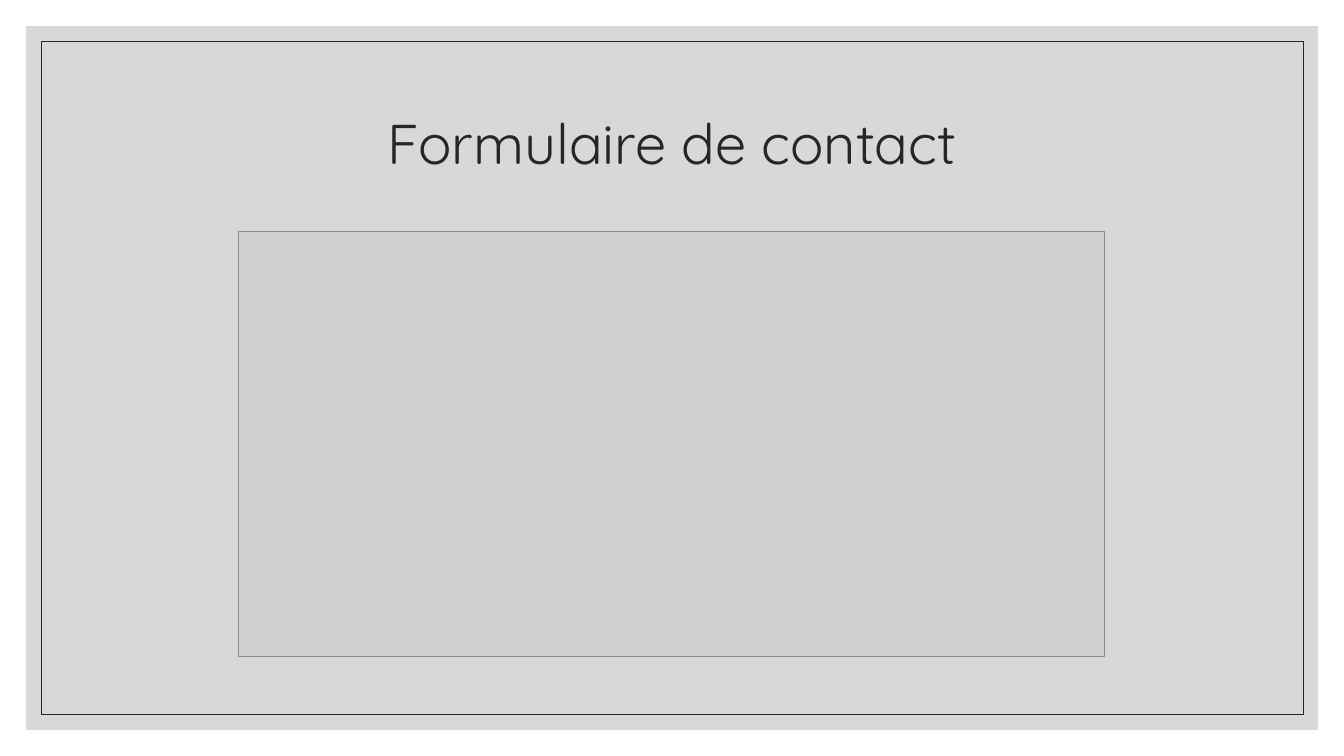
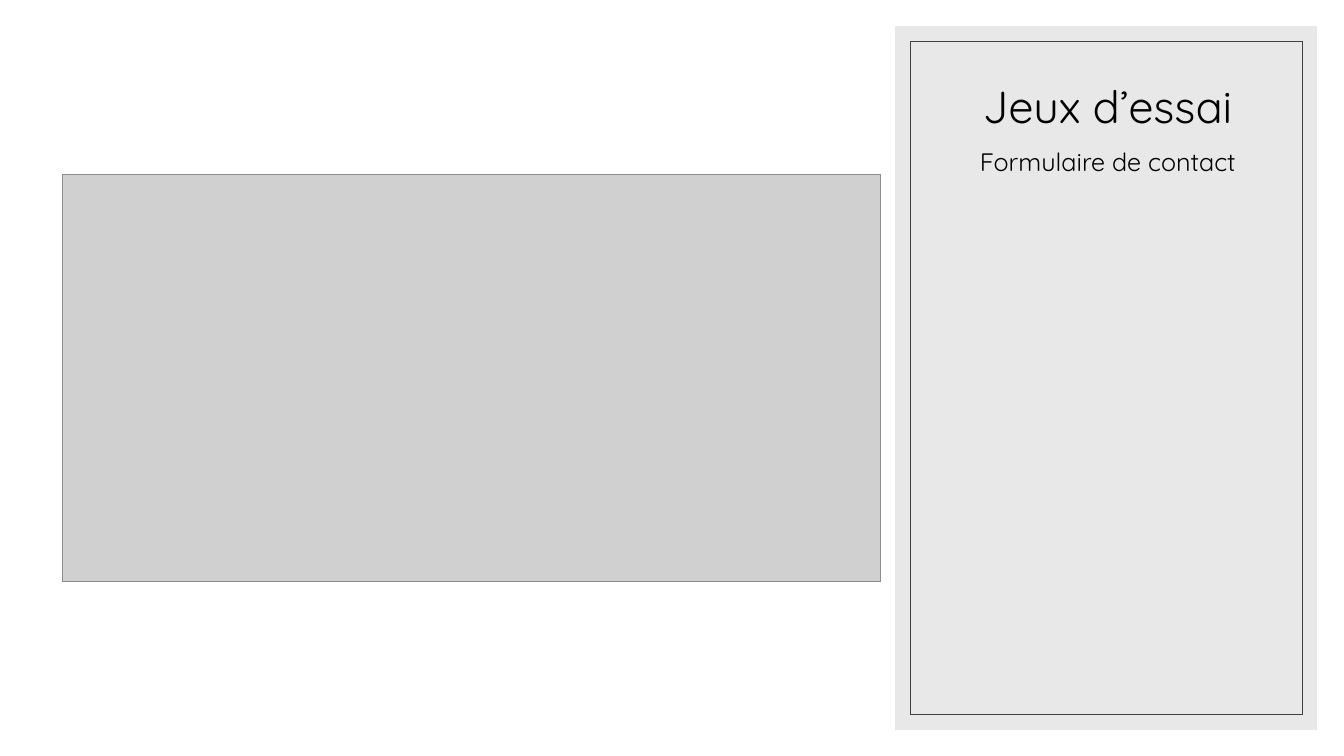
Before and after one commit to reyvaxreecded/Doc-Exam, a slide deck: slide 18 of Diapo.odp (slide 11 before the commit). Drawn at 1344x756 pixels with LibreOffice and Linux fonts; fonts in the diff are those of the drawing; grey boxes stand for pictures. Boxes give left, top, right and bottom in pixels: in the first picture for what was removed or moved away, otherwise in the second. Text is boxed around its words. In the diff, an @@ line names an element or a change of style, - is before the commit and + after.

```diff
--- a/Diapo.odp
+++ b/Diapo.odp
@@ freeform shape removed at [26,26,1319,730] @@
@@ freeform shape added at [895,26,1317,730], fill #D9D9D9 at 60% opacity @@
@@ freeform shape removed at [41,41,1304,715] @@
@@ freeform shape added at [910,41,1303,715], outline #404040 0.51 pt @@
@@ title added at [983,90,1232,124], 32 pt, text #000000 @@
+Jeux d’essai
@@ text "Formulaire de contact": place and size @@
-text "Formulaire de contact" at [388,122,957,165]
+text "Formulaire de contact" at [980,152,1236,172]
@@ text "Formulaire de contact" at [980,152,1236,172]: size 40 to 18 pt, text colour #262626 to #000000; line spacing 0.9 to 1.1; more space between paragraphs; vertical alignment middle to top @@
@@ picture: place and size @@
-picture at [239,232,1105,656]
+picture at [63,174,881,582]
```
Also in this commit, not shown: 11 other slides changed, 9 slides added, 4 slides removed.
